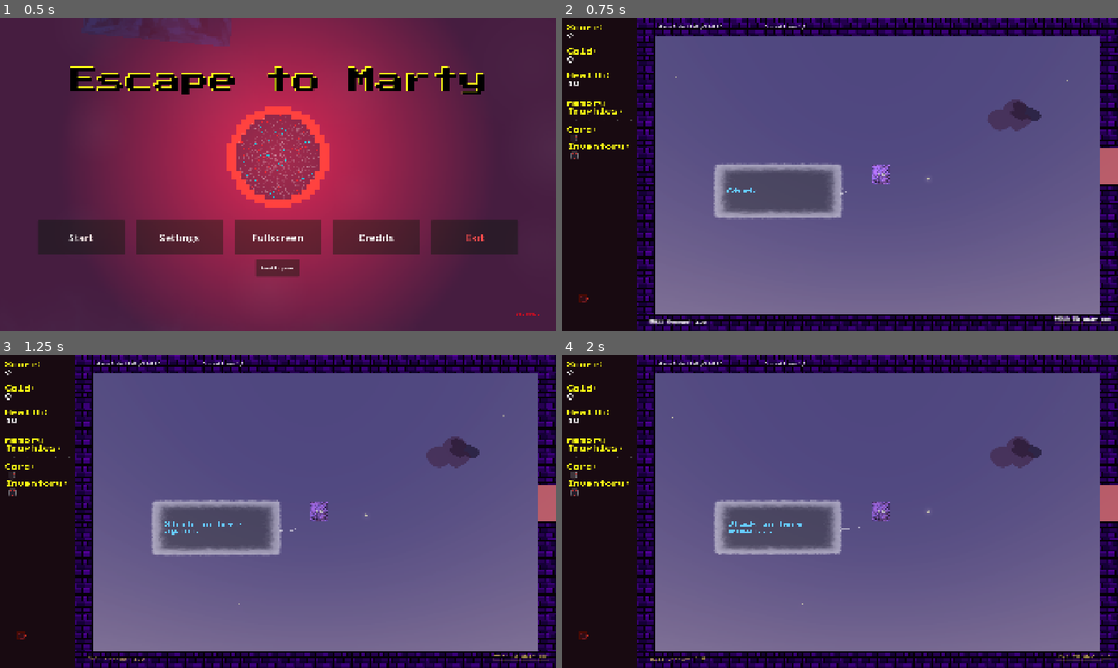
Above: before the commit, frames 1-4 (two rows, left to right).
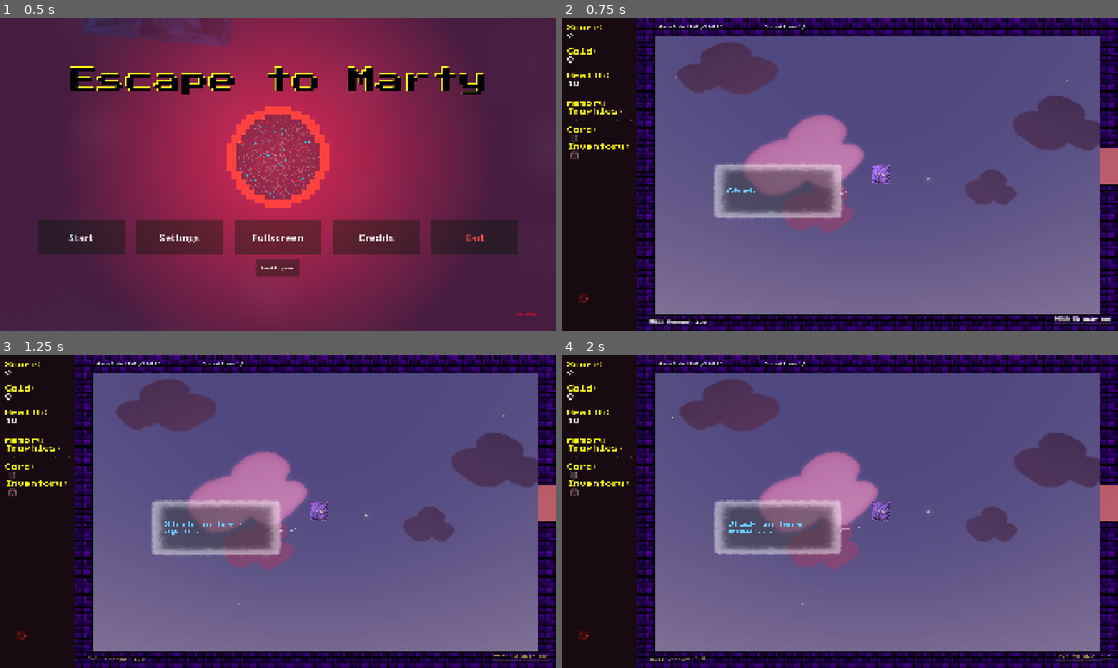
Above: after the commit, the same moments.

Repository: lostpoet999/escape_to_marty
Game: Godot game, scene res://scenes_and_scripts/ui_main_menu/main_menu.tscn
Two runs of this game, one before a commit and one after it. Both use one fixed random seed, a clock stepped at 60 frames per second and the inputs below. Sound files missing from this copy of the repository are replaced by a short silence.
Inputs (mouse positions are in pixels of both pictures, inside the frame that each line leads up to):
- Up to frame 1 (0.5 s): no input
- Up to frame 2 (0.75 s): click "Start" at 0.5 s
- Up to frame 3 (1.25 s): no input
- Up to frame 4 (2 s): click (573, 473) at 1.27 s

Frame 1 is identical in both runs. In frame 2, 9.0% of the frame differs, in the area x 20-97%, y 8-69%; in frame 3, 9.0%; in frame 4, 9.1%, in the area x 21-97%, y 8-69%.

Commit message:
chore: more bg3d work

Diff:
--- a/scenes_and_scripts/backgrounds/BG Objects/mat_cloud_sprite.gdshader
+++ b/scenes_and_scripts/backgrounds/BG Objects/mat_cloud_sprite.gdshader
@@ -2,20 +2,15 @@
 render_mode blend_mix, cull_back, depth_draw_never, shadows_disabled;
 
 uniform sampler2D cloud_texture : source_color, filter_linear;
-uniform float core_opacity : hint_range(0.0, 1.0) = 0.95;
-uniform float feather : hint_range(0.5, 8.0) = 2.0;
+uniform vec4 cloud_tint : source_color = vec4(0.875, 0.518, 0.647, 1.0);
 uniform float base_glow : hint_range(0.0, 1.0) = 0.35;
-uniform float scatter : hint_range(0.0, 1.0) = 0.6;
 
 void fragment() {
-	float density = pow(texture(cloud_texture, UV).a, feather);
-	ALBEDO = COLOR.rgb;
-	EMISSION = COLOR.rgb * base_glow;
-	ALPHA = core_opacity * density * COLOR.a;
+	ALBEDO = COLOR.rgb * cloud_tint.rgb;
+	EMISSION = ALBEDO * base_glow;
+	ALPHA = texture(cloud_texture, UV).a * cloud_tint.a * COLOR.a;
 }
 
 void light() {
-	float facing = clamp(dot(NORMAL, LIGHT), 0.0, 1.0);
-	float translucent = mix(facing, 1.0, scatter);
-	DIFFUSE_LIGHT += translucent * ATTENUATION * LIGHT_COLOR / PI;
+	DIFFUSE_LIGHT += ATTENUATION * LIGHT_COLOR / PI;
 }
--- a/scenes_and_scripts/backgrounds/BG Objects/mat_cloud_sprite.tres
+++ b/scenes_and_scripts/backgrounds/BG Objects/mat_cloud_sprite.tres
@@ -7,7 +7,5 @@
 render_priority = 0
 shader = ExtResource("1_shdr")
 shader_parameter/cloud_texture = ExtResource("2_cloud")
-shader_parameter/core_opacity = 0.50000002375
-shader_parameter/feather = 8.0
+shader_parameter/cloud_tint = Color(0.8745098, 0.5176471, 0.64705884, 1)
 shader_parameter/base_glow = 0.35
-shader_parameter/scatter = 0.6
--- a/scenes_and_scripts/backgrounds/bg_3d.tscn
+++ b/scenes_and_scripts/backgrounds/bg_3d.tscn
@@ -30,8 +30,8 @@
 glow_hdr_threshold = 0.5
 glow_hdr_scale = 0.36
 fog_enabled = true
-fog_light_color = Color(0.10253123, 0.09251962, 0.10349815, 1)
-fog_density = 0.018
+fog_light_color = Color(0.2509804, 0.15294118, 0.31764707, 1)
+fog_density = 0.045
 fog_sky_affect = 0.0
 
 [sub_resource type="Curve" id="Curve_kat55"]
--- a/scenes_and_scripts/backgrounds/bg_cloud_spawner.gd
+++ b/scenes_and_scripts/backgrounds/bg_cloud_spawner.gd
@@ -22,30 +22,24 @@
 @export var scale_jitter_down: float = 0.45
 ## how far above the depth-derived scale the random multiplier can reach (1.2 = +120%)
 @export var scale_jitter_up: float = 1.2
-## random X-pitch in degrees applied per cloud for silhouette variety
-@export var pitch_jitter_deg: float = 30.0
 ## random Z-roll in degrees applied per cloud, both directions
 @export var roll_jitter_deg: float = 8.0
 ## chance a cloud's sprite spawns mirrored horizontally
 @export var flip_chance: float = 0.5
-## extra horizontal stretch per cloud (0.2 = width varies ±20% on top of scale)
-@export var width_stretch_jitter: float = 0.2
 ## chance a spawned cloud is a jitter cloud that flipbooks its two sheet frames
 @export var jitter_cloud_chance: float = 0.1
 ## seconds between frame swaps on a jitter cloud
 @export var jitter_frame_seconds: float = 0.3
-## shared soft-edge material applied to each cloud sprite
+## shared cloud material applied to each cloud sprite
 @export var sprite_material: Material = preload("res://scenes_and_scripts/backgrounds/BG Objects/mat_cloud_sprite.tres")
-## sprite tint at depth_near (light Apollo purple register)
-@export var color_near: Color = Color("#df84a5")
-## sprite tint at depth_far (dark Apollo purple register)
-@export var color_far: Color = Color("#402751")
+## cloud sprite opacity at depth_far; near clouds stay fully solid
+@export var opacity_far: float = 0.55
 ## bottom of the vertical placement band, as a fraction of the view half-height at spawn depth
 @export var band_bottom: float = -0.4
 ## top of the vertical placement band, as a fraction of the view half-height at spawn depth
 @export var band_top: float = 0.7
 ## half-width of one cloud at scale 1, used to keep spawns fully offscreen
-@export var cloud_half_width: float = 1.6
+@export var cloud_half_width: float = 0.35
 ## extra horizontal margin covering the camera's parallax sweep
 @export var edge_margin: float = 1.2
 ## start with clouds spread across the sky instead of an empty sky that fills in slowly
@@ -99,9 +93,8 @@
 	var depth_t: float = (depth_band + randf()) / _target_count
 	var depth: float = lerpf(depth_near, depth_far, depth_t)
 	var cloud_scale: float = lerpf(scale_near, scale_far, depth_t) * randf_range(1.0 - scale_jitter_down, 1.0 + scale_jitter_up)
-	var width_stretch: float = randf_range(1.0 - width_stretch_jitter, 1.0 + width_stretch_jitter)
 	var view_half_width: float = depth * _tan_half_fov * _aspect
-	var margin: float = edge_margin + cloud_half_width * cloud_scale * maxf(width_stretch, 1.0)
+	var margin: float = edge_margin + cloud_half_width * cloud_scale
 	var enter_x: float = _camera_base.origin.x - view_half_width - margin
 	var exit_x: float = _camera_base.origin.x + view_half_width + margin
 	var band_offset: float = randf_range(band_bottom, band_top) * depth * _tan_half_fov
@@ -116,14 +109,13 @@
 	cloud.exit_x = exit_x
 	cloud.depth_band = depth_band
 	cloud.node.position = spawn_pos
-	cloud.node.scale = Vector3(cloud_scale * width_stretch, cloud_scale, cloud_scale)
-	cloud.node.rotation_degrees.x = randf_range(0.0, pitch_jitter_deg)
+	cloud.node.scale = Vector3.ONE * cloud_scale
 	cloud.node.rotation_degrees.z = randf_range(-roll_jitter_deg, roll_jitter_deg)
 	var sprite: Sprite3D = node.get_node_or_null(^"Sprite3D") as Sprite3D
 	if sprite != null:
 		sprite.flip_h = randf() < flip_chance
 		sprite.material_override = sprite_material
-		sprite.modulate = color_near.lerp(color_far, depth_t)
+		sprite.modulate = Color(1.0, 1.0, 1.0, lerpf(1.0, opacity_far, depth_t))
 	cloud.sprite = sprite
 	cloud.jitters = sprite != null and randf() < jitter_cloud_chance
 	add_child(cloud.node)
--- a/scenes_and_scripts/backgrounds/light.tscn
+++ b/scenes_and_scripts/backgrounds/light.tscn
@@ -18,7 +18,7 @@
 [node name="Light" type="Node3D" unique_id=1201690930]
 
 [node name="OmniLight3D" type="OmniLight3D" parent="." unique_id=1970887794]
-omni_range = 25.0
+omni_range = 40.0
 
 [node name="MeshInstance3D" type="MeshInstance3D" parent="." unique_id=781147750]
 transform = Transform3D(1, 0, 0, 0, -4.371139e-08, -1, 0, 1, -4.371139e-08, 0, 0, 0)
